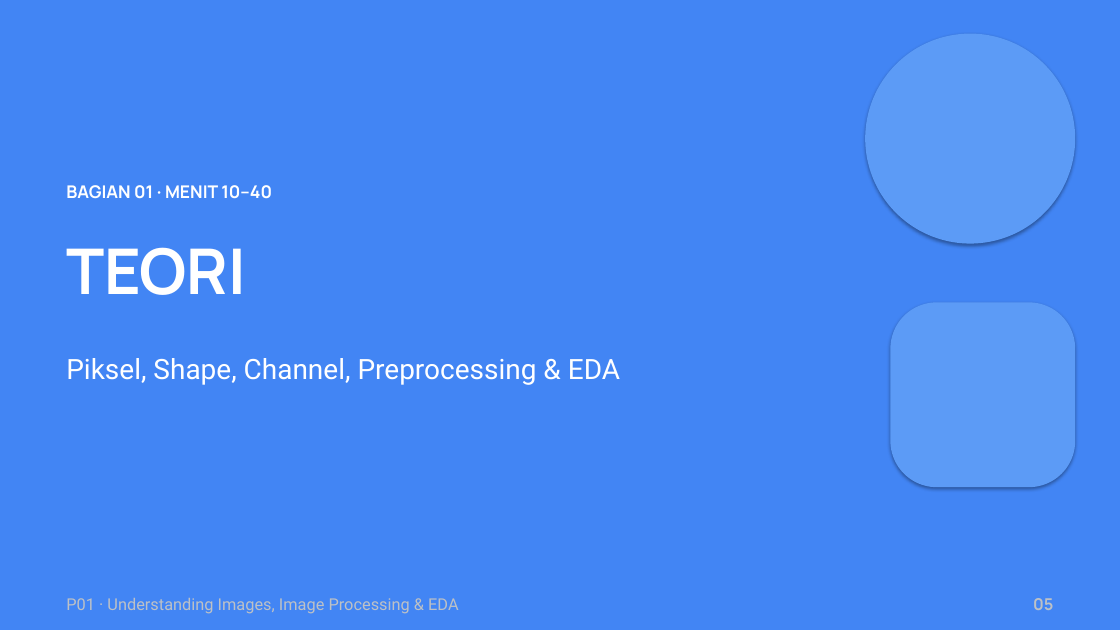
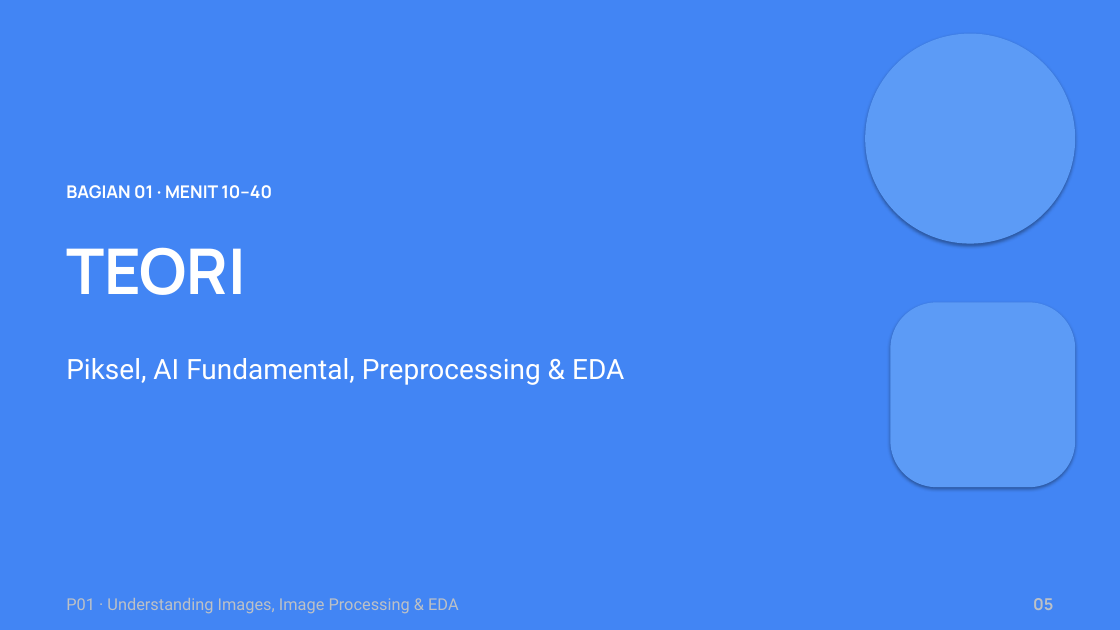
Before and after one commit to muhammadhaerul25/HaloTech-Private-DeepLearning, a slide deck: slide 5 of Materials/P01 - Understanding Images, Image Processing & EDA/P01 - Understanding Images, Image Processing & EDA.pptx. Drawn at 1120x630 pixels with LibreOffice and Linux fonts; fonts in the diff are those of the drawing. Boxes give left, top, right and bottom in pixels: in the first picture for what was removed or moved away, otherwise in the second. Text is boxed around its words. In the diff, an @@ line names an element or a change of style, - is before the commit and + after.

Commit message:
feat(P01): add interactive AI Fundamental slides, optimize deck continuity, remove datetime, and sync PDF/PPTX/Notebooks

```diff
--- a/Materials/P01 - Understanding Images, Image Processing & EDA/P01 - Understanding Images, Image Processing & EDA.pptx
+++ b/Materials/P01 - Understanding Images, Image Processing & EDA/P01 - Understanding Images, Image Processing & EDA.pptx
@@ text at [66, 358, 624, 385]: text changed @@
-Piksel, Shape, Channel, Preprocessing & EDA
+Piksel, AI Fundamental, Preprocessing & EDA
```
Also in this commit, not shown: 17 other slides changed, 3 slides added, 18 other files.
